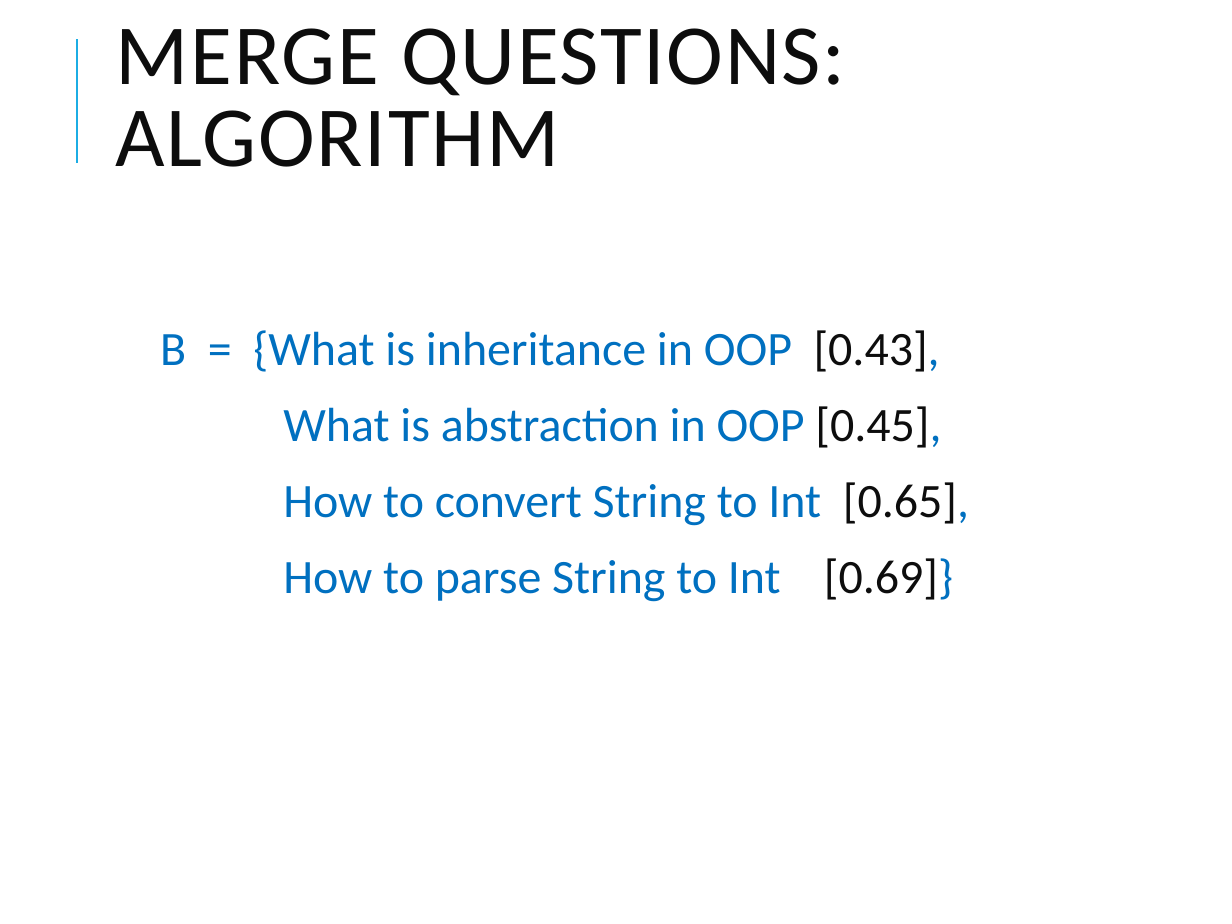
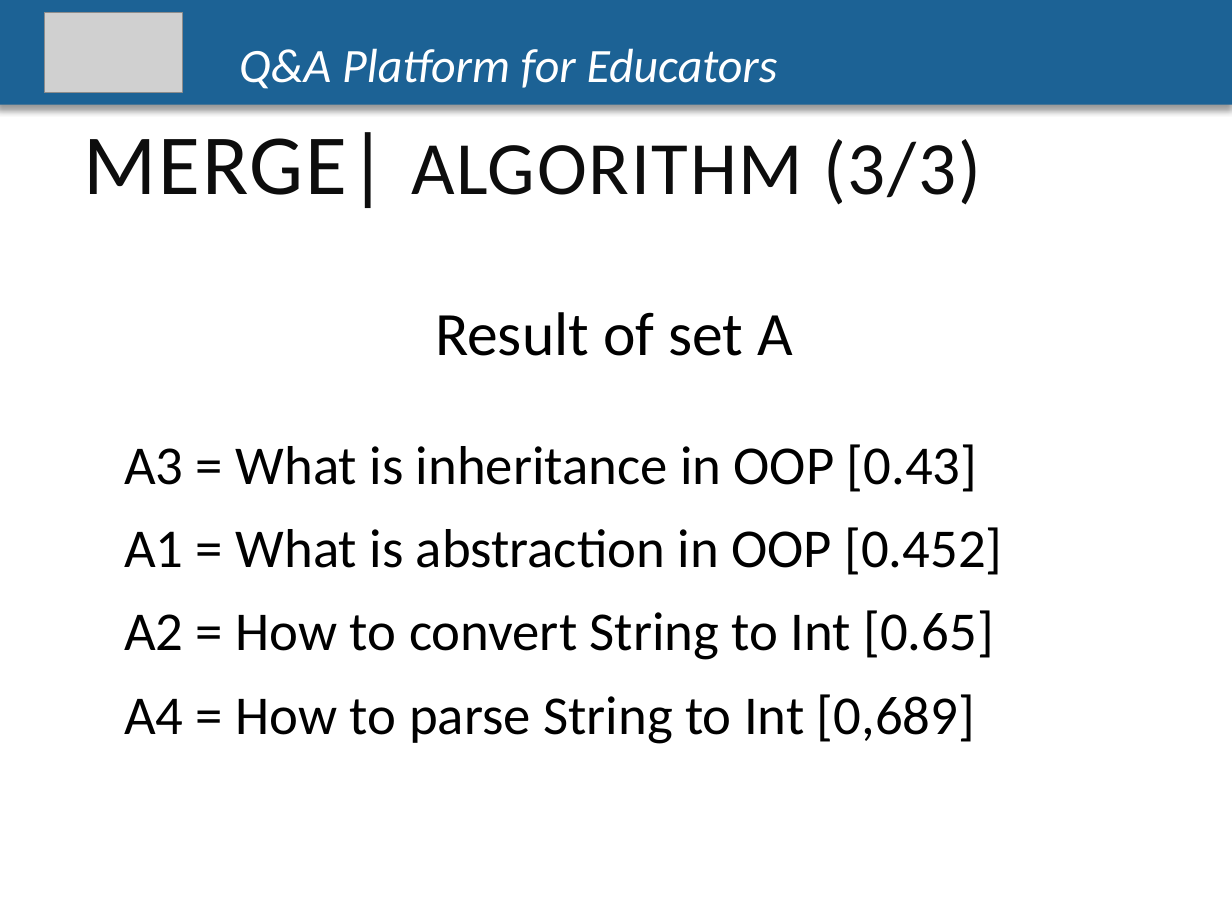
Before and after one commit to CapstoneTeam11/Document, a slide deck: slide 53 of Q-A-PLATFORM-FOR-EDUCATORS-1 (1).pptx (slide 36 before the commit). Drawn at 1232x924 pixels with LibreOffice and Linux fonts; fonts in the diff are those of the drawing; grey boxes stand for pictures. Boxes give left, top, right and bottom in pixels: in the first picture for what was removed or moved away, otherwise in the second. Text is boxed around its words. In the diff, an @@ line names an element or a change of style, - is before the commit and + after.

```diff
--- a/Q-A-PLATFORM-FOR-EDUCATORS-1 (1).pptx
+++ b/Q-A-PLATFORM-FOR-EDUCATORS-1 (1).pptx
@@ rectangle added at bbox=[0, 0, 1232, 105], fill #1D6294, 28 pt, text #FFFFFF, italic @@
+Q&A Platform for Educators
@@ picture added at bbox=[44, 12, 182, 92] @@
@@ title removed at bbox=[116, 28, 845, 167] @@
-MERGE QUESTIONS: ALGORITHM
@@ line removed from (76, 163) to (76, 39) @@
@@ text added at bbox=[84, 132, 981, 208], 44 pt, text #0D0D0D @@
+MERGE| ALGORITHM (3/3)
@@ text added at bbox=[435, 312, 793, 356], 36 pt, text #000000 @@
+Result of set A
@@ text at bbox=[124, 444, 1002, 744]: text changed; size 28 to 32 pt; text colour #0070C0 to #000000 @@
-B = {What is inheritance in OOP [0.43],
-What is abstraction in OOP [0.45],
-How to convert String to Int [0.65],
-How to parse String to Int [0.69]}
+A3 = What is inheritance in OOP [0.43]
+A1 = What is abstraction in OOP [0.452]
+A2 = How to convert String to Int [0.65]
+A4 = How to parse String to Int [0,689]
```
Also in this commit, not shown: 16 other slides changed, 38 slides added, 23 slides removed, 2 other files.
